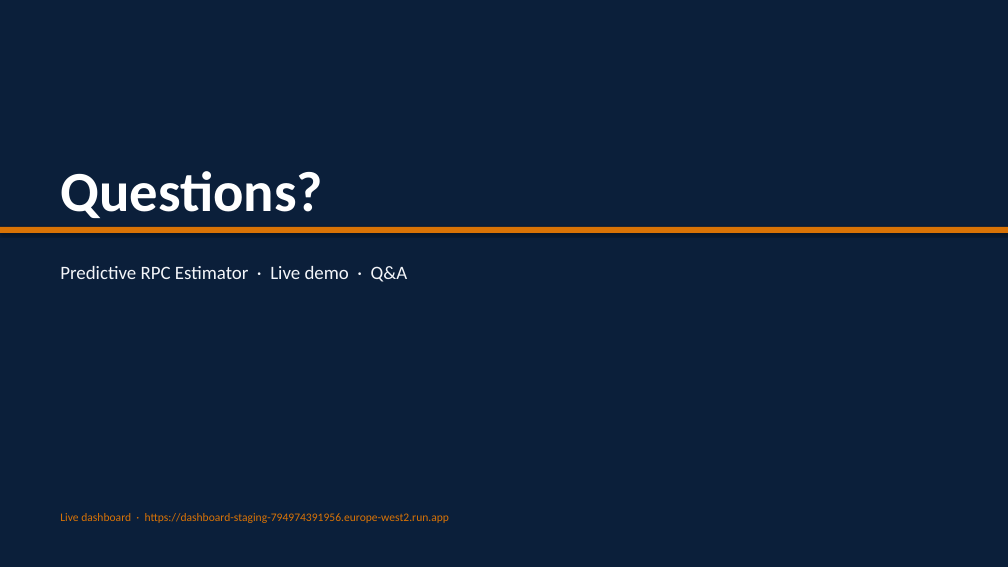
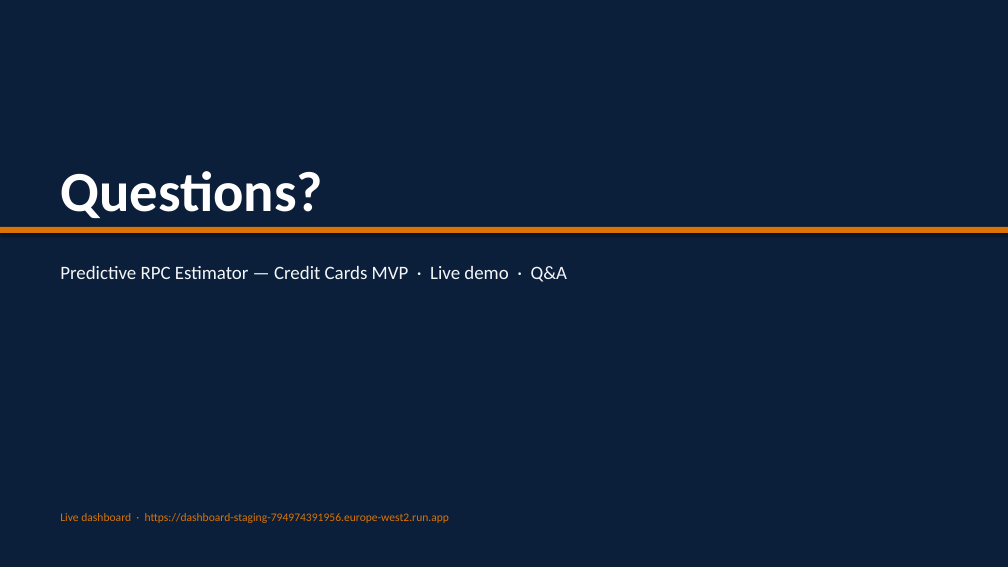
Before and after one commit to asmeyatsky-work/msm, a slide deck: slide 11 of docs/client-demo-deck.pptx (slide 16 before the commit). Drawn at 1008x567 pixels with LibreOffice and Linux fonts; fonts in the diff are those of the drawing. Boxes give left, top, right and bottom in pixels: in the first picture for what was removed or moved away, otherwise in the second. Text is boxed around its words. In the diff, an @@ line names an element or a change of style, - is before the commit and + after.

```diff
--- a/docs/client-demo-deck.pptx
+++ b/docs/client-demo-deck.pptx
@@ text at [60, 266, 568, 282]: text changed @@
-Predictive RPC Estimator · Live demo · Q&A
+Predictive RPC Estimator — Credit Cards MVP · Live demo · Q&A
```
Also in this commit, not shown: 9 other slides changed, 1 slide added, 6 slides removed, 1 other file.
